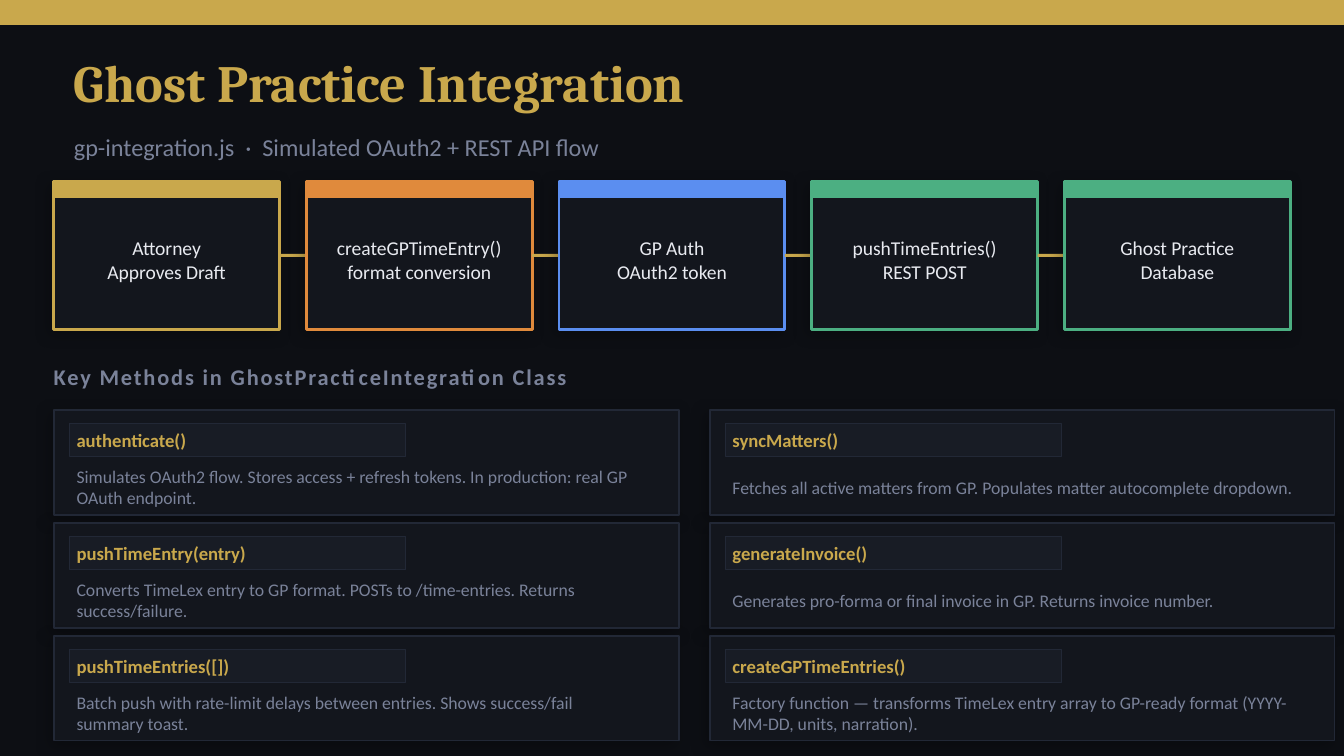
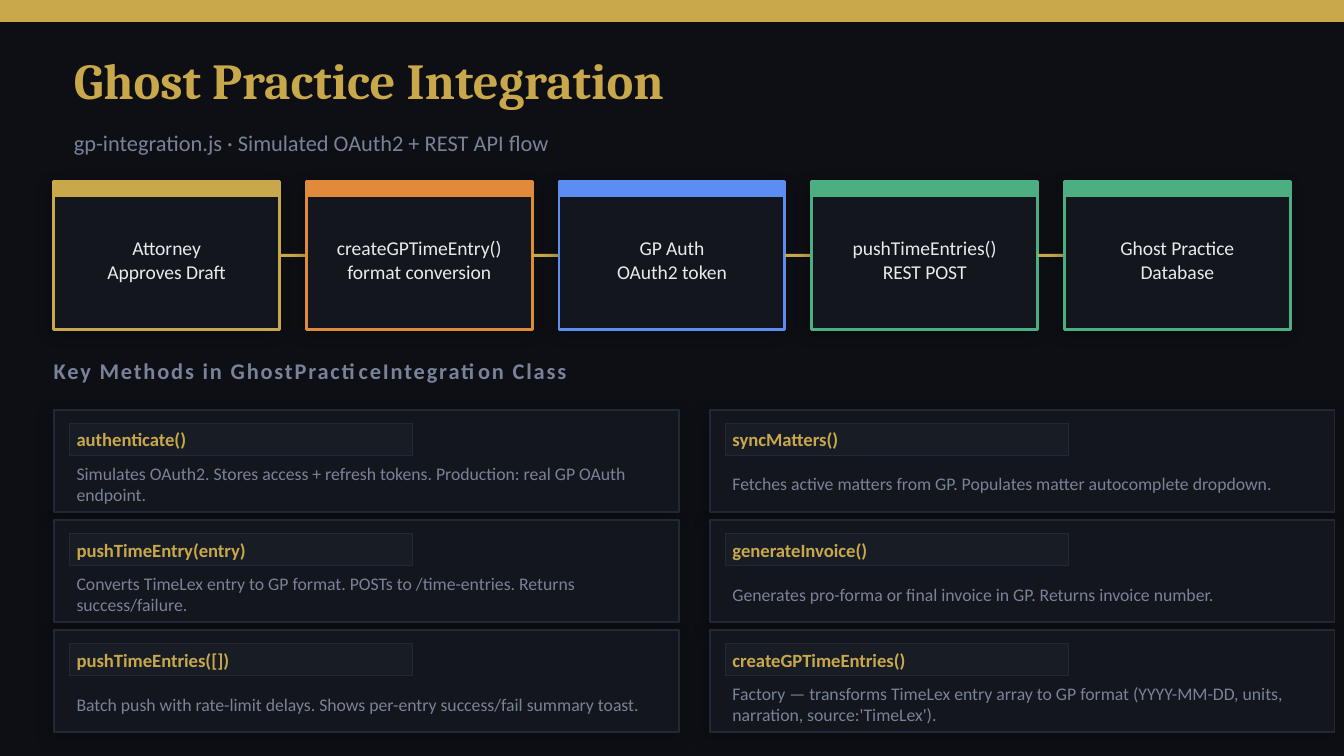
Before and after one commit to konethegreat/timelex-automated-time-tracking, a slide deck: slide 13 of timelex-presenation/TimeLex_Assessment_Presentation.pptx (slide 12 before the commit). Drawn at 1344x756 pixels with LibreOffice and Linux fonts; fonts in the diff are those of the drawing. Boxes give left, top, right and bottom in pixels: in the first picture for what was removed or moved away, otherwise in the second. Text is boxed around its words. In the diff, an @@ line names an element or a change of style, - is before the commit and + after.

Commit message:
Add initial presentation file for TimeLex Assessment

```diff
--- a/timelex-presenation/TimeLex_Assessment_Presentation.pptx
+++ b/timelex-presenation/TimeLex_Assessment_Presentation.pptx
@@ text "Ghost Practice Integration" at [74,64,664,110]: size 28 to 27 pt @@
@@ text "gp-integration.js · Simulated OAuth2 + ..." at [74,135,549,155]: size 13 to 12 pt @@
@@ rectangle: place and size @@
-rectangle at [70,423,406,457]
+rectangle at [70,423,413,456]
@@ rectangle: place and size @@
-rectangle at [726,423,1062,457]
+rectangle at [726,423,1068,456]
@@ text at [77,468,625,504]: text changed @@
-Simulates OAuth2 flow. Stores access + refresh tokens. In production: real GP OAuth endpoint.
+Simulates OAuth2. Stores access + refresh tokens. Production: real GP OAuth endpoint.
@@ text at [732,478,1272,493]: text changed @@
-Fetches all active matters from GP. Populates matter autocomplete dropdown.
+Fetches active matters from GP. Populates matter autocomplete dropdown.
@@ rectangle: place and size @@
-rectangle at [70,536,406,570]
+rectangle at [70,534,413,566]
@@ rectangle: place and size @@
-rectangle at [726,536,1062,570]
+rectangle at [726,534,1068,566]
@@ rectangle: place and size @@
-rectangle at [70,649,406,683]
+rectangle at [70,644,413,676]
@@ 5 texts, 4 rectangles: place and size @@
-5 texts, 4 rectangles at [54,369,1335,741]
+5 texts, 4 rectangles at [54,363,1335,732]
@@ shadow changed in 6 elements at [54,410,679,512], [710,410,1335,512], [54,520,679,622], [710,520,1335,622], [54,630,679,732], [710,630,1335,732] @@
@@ rectangle: place and size @@
-rectangle at [726,649,1062,683]
+rectangle at [726,644,1068,676]
@@ text at [732,687,1283,723]: text changed @@
-Factory function — transforms TimeLex entry array to GP-ready format (YYYY-MM-DD, units, narration).
+Factory — transforms TimeLex entry array to GP format (YYYY-MM-DD, units, narration, source:'TimeLex').
@@ text at [77,699,639,714]: text changed @@
-Batch push with rate-limit delays between entries. Shows success/fail summary toast.
+Batch push with rate-limit delays. Shows per-entry success/fail summary toast.
```
Also in this commit, not shown: 16 other slides changed, 1 slide added, 2 other files.
